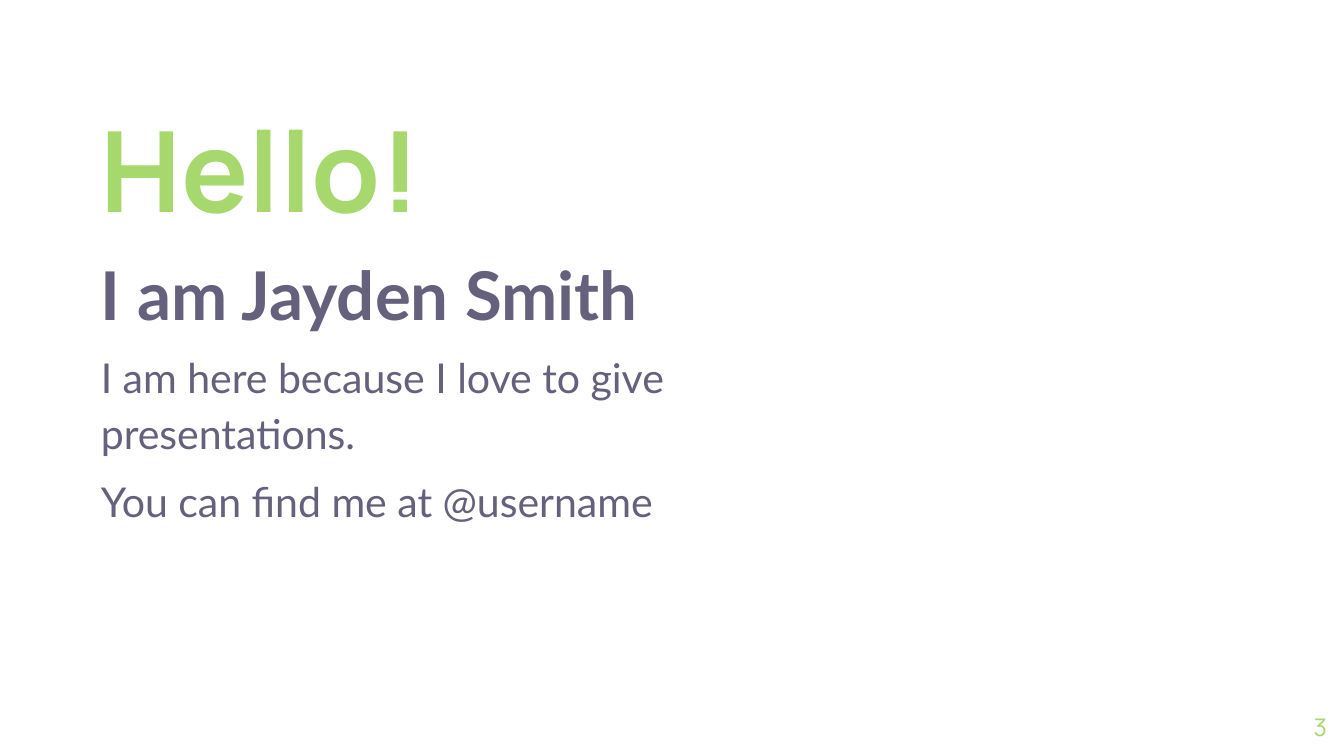
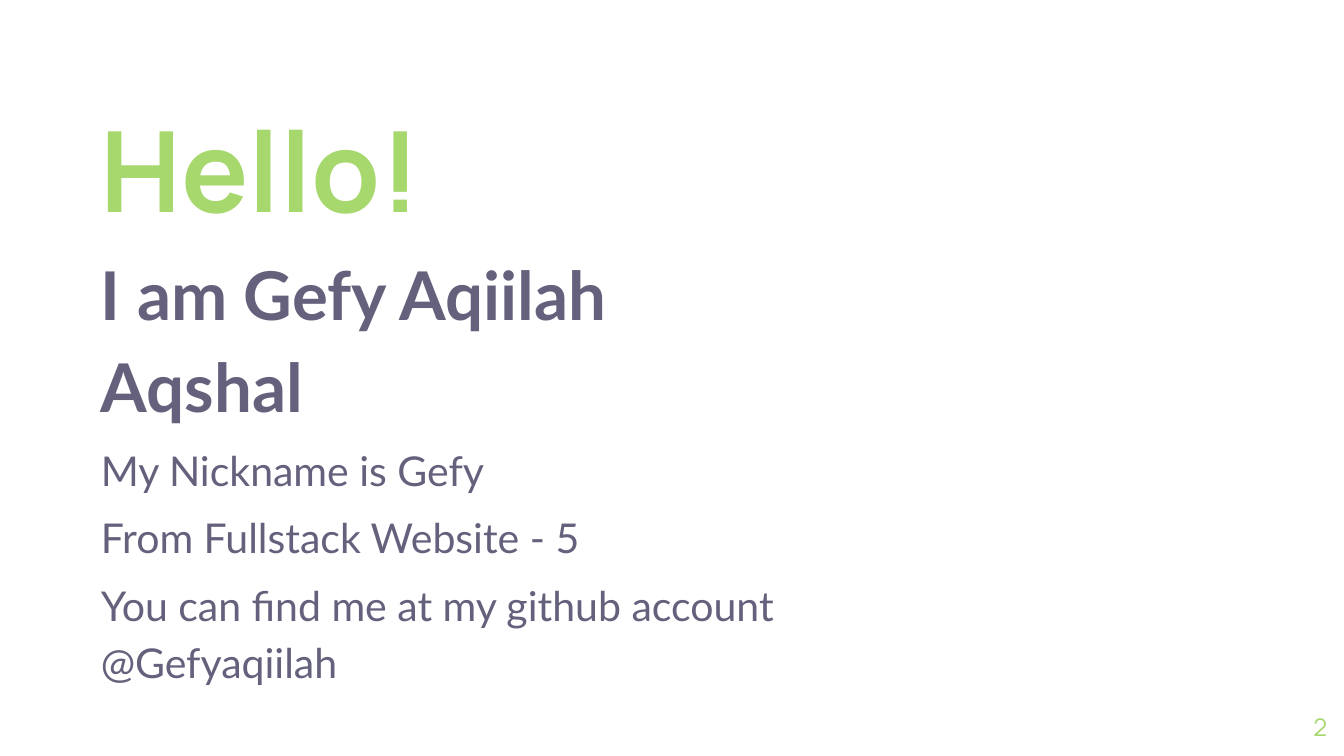
Before and after one commit to Gefyaqiilah/Arkademy-FullstackWebsite-5, a slide deck: slide 2 of Week4/Nodejs/18-11-2020/zwallet-backend/pptx/Zwallet-Back-End-presentation.pptx (slide 3 before the commit). Drawn at 1344x756 pixels with LibreOffice and Linux fonts; fonts in the diff are those of the drawing; background and template pictures are left out. Boxes give left, top, right and bottom in pixels: in the first picture for what was removed or moved away, otherwise in the second. Text is boxed around its words. In the diff, an @@ line names an element or a change of style, - is before the commit and + after.

```diff
--- a/Week4/Nodejs/18-11-2020/zwallet-backend/pptx/Zwallet-Back-End-presentation.pptx
+++ b/Week4/Nodejs/18-11-2020/zwallet-backend/pptx/Zwallet-Back-End-presentation.pptx
@@ subtitle at (x1=101, y1=270, x2=774, y2=685): text changed @@
-I am Jayden Smith
-I am here because I love to give presentations.
-You can find me at @username
+I am Gefy Aqiilah Aqshal
+My Nickname is Gefy
+From Fullstack Website - 5
+You can find me at my github account @Gefyaqiilah
@@ page number at (x1=1313, y1=718, x2=1327, y2=736): text changed @@
-3
+2
```
Also in this commit, not shown: 3 other slides changed, 16 slides added, 26 slides removed, 3 other files.
